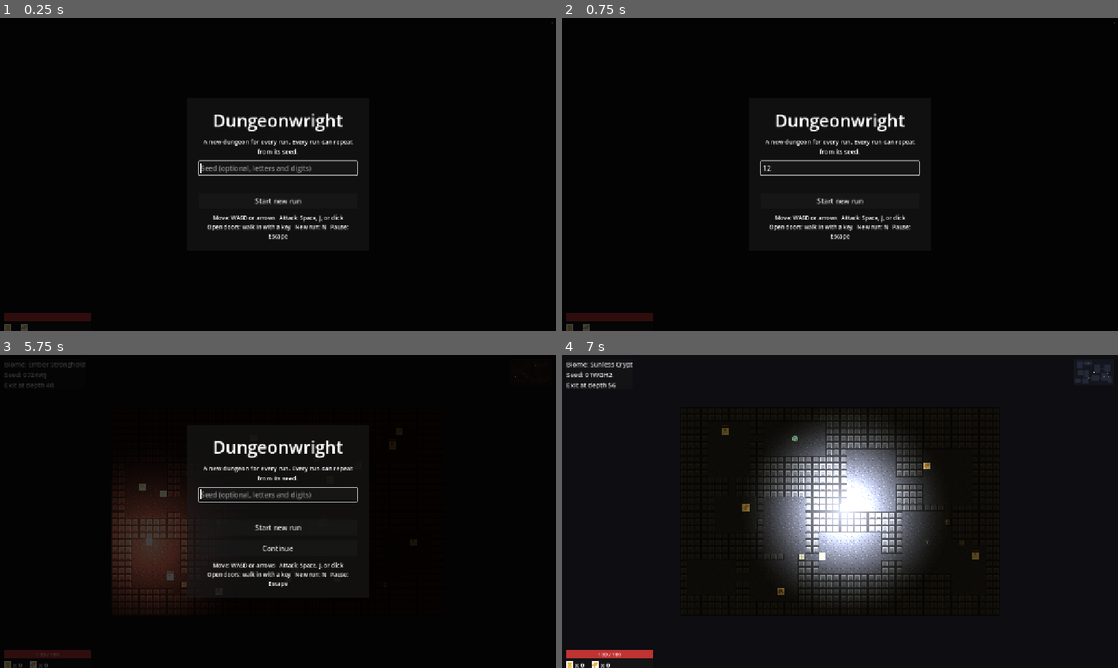
Above: before the commit, frames 1-4 (two rows, left to right).
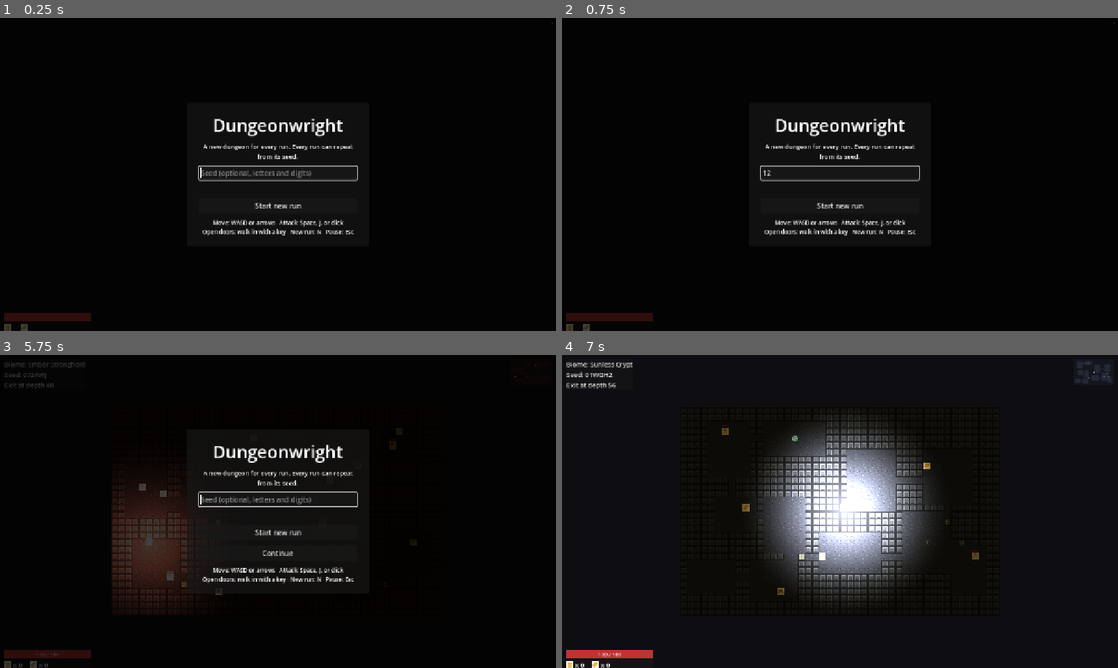
Above: after the commit, the same moments.

Repository: DanielCuevas1208/dungeonwright
Game: Godot game, scene res://scenes/main.tscn
Same seed, same stepped clock (60 frames per second), same inputs: the game is played once before the commit and once after it.
Inputs (mouse positions are in pixels of both pictures, inside the frame that each line leads up to):
- Up to frame 1 (0.25 s): no input
- Up to frame 2 (0.75 s): click (840, 168) at 0.52 s; type "12" at 0.6 s
- Up to frame 3 (5.75 s): click "Start new run" at 1.25 s; tap Enter at 2, 4.25 s; hold D (move_right) 2.03-2.78 s; hold N (new_run) 2.03-2.78 s; tap J (attack) at 2.1, 3.05, 3.6, 4.55, 5.1 s; tap Space at 2.75 s; hold S (move_down) 2.78-3.53 s; tap N (new_run) at 2.85, 4.35 s; hold D (move_right) 3.53-4.28 s; hold N (new_run) 3.53-4.28 s; hold W (move_up) 4.28-5.03 s; hold A (move_left) from 5.03 s (still down); hold N (new_run) from 5.03 s (still down); tap Escape (pause) at 5.65 s
- Up to frame 4 (7 s): release A (move_left) at 5.75 s; release N (new_run) at 5.75 s; click "Start new run" at 5.75 s; tap Space at 6.5 s; hold A (move_left) from 6.53 s (still down); tap N (new_run) at 6.6 s; tap J (attack) at 6.8 s

The runs differ from the first frame. In frame 1, 3.5% of the frame differs, in the area x 35-65%, y 30-71%; in frame 2, 3.2%; in frame 3, 3.4%; in frame 4, nothing differs.

Commit message:
feat: extend dungeonwright

Diff:
--- a/project.godot
+++ b/project.godot
@@ -26,27 +26,35 @@
 [input]
 
 move_up={
-"deadzone": 0.4,
+"deadzone": 0.25,
 "events": [Object(InputEventKey,"resource_local_to_scene":false,"resource_name":"","device":-1,"window_id":0,"alt_press …(190 unchanged characters)…
 , Object(InputEventKey,"resource_local_to_scene":false,"resource_name":"","device":-1,"window_id":0,"alt_pressed":false …(186 unchanged characters)…
+, Object(InputEventJoypadButton,"resource_local_to_scene":false,"resource_name":"","device":-1,"button_index":11,"pressure":0.0,"pressed":true,"script":null)
+, Object(InputEventJoypadMotion,"resource_local_to_scene":false,"resource_name":"","device":-1,"axis":1,"axis_value":-1.0,"script":null)
 ]
 }
 move_down={
-"deadzone": 0.4,
+"deadzone": 0.25,
 "events": [Object(InputEventKey,"resource_local_to_scene":false,"resource_name":"","device":-1,"window_id":0,"alt_press …(190 unchanged characters)…
 , Object(InputEventKey,"resource_local_to_scene":false,"resource_name":"","device":-1,"window_id":0,"alt_pressed":false …(186 unchanged characters)…
+, Object(InputEventJoypadButton,"resource_local_to_scene":false,"resource_name":"","device":-1,"button_index":12,"pressure":0.0,"pressed":true,"script":null)
+, Object(InputEventJoypadMotion,"resource_local_to_scene":false,"resource_name":"","device":-1,"axis":1,"axis_value":1.0,"script":null)
 ]
 }
 move_left={
-"deadzone": 0.4,
+"deadzone": 0.25,
 "events": [Object(InputEventKey,"resource_local_to_scene":false,"resource_name":"","device":-1,"window_id":0,"alt_press …(190 unchanged characters)…
 , Object(InputEventKey,"resource_local_to_scene":false,"resource_name":"","device":-1,"window_id":0,"alt_pressed":false …(186 unchanged characters)…
+, Object(InputEventJoypadButton,"resource_local_to_scene":false,"resource_name":"","device":-1,"button_index":13,"pressure":0.0,"pressed":true,"script":null)
+, Object(InputEventJoypadMotion,"resource_local_to_scene":false,"resource_name":"","device":-1,"axis":0,"axis_value":-1.0,"script":null)
 ]
 }
 move_right={
-"deadzone": 0.4,
+"deadzone": 0.25,
 "events": [Object(InputEventKey,"resource_local_to_scene":false,"resource_name":"","device":-1,"window_id":0,"alt_press …(190 unchanged characters)…
 , Object(InputEventKey,"resource_local_to_scene":false,"resource_name":"","device":-1,"window_id":0,"alt_pressed":false …(186 unchanged characters)…
+, Object(InputEventJoypadButton,"resource_local_to_scene":false,"resource_name":"","device":-1,"button_index":14,"pressure":0.0,"pressed":true,"script":null)
+, Object(InputEventJoypadMotion,"resource_local_to_scene":false,"resource_name":"","device":-1,"axis":0,"axis_value":1.0,"script":null)
 ]
 }
 attack={
@@ -54,21 +62,26 @@
 "events": [Object(InputEventKey,"resource_local_to_scene":false,"resource_name":"","device":-1,"window_id":0,"alt_press …(190 unchanged characters)…
 , Object(InputEventKey,"resource_local_to_scene":false,"resource_name":"","device":-1,"window_id":0,"alt_pressed":false …(181 unchanged characters)…
 , Object(InputEventMouseButton,"resource_local_to_scene":false,"resource_name":"","device":-1,"window_id":0,"alt_presse …(244 unchanged characters)…
+, Object(InputEventJoypadButton,"resource_local_to_scene":false,"resource_name":"","device":-1,"button_index":0,"pressure":0.0,"pressed":true,"script":null)
+, Object(InputEventJoypadButton,"resource_local_to_scene":false,"resource_name":"","device":-1,"button_index":9,"pressure":0.0,"pressed":true,"script":null)
 ]
 }
 new_run={
 "deadzone": 0.4,
 "events": [Object(InputEventKey,"resource_local_to_scene":false,"resource_name":"","device":-1,"window_id":0,"alt_press …(190 unchanged characters)…
+, Object(InputEventJoypadButton,"resource_local_to_scene":false,"resource_name":"","device":-1,"button_index":3,"pressure":0.0,"pressed":true,"script":null)
 ]
 }
 toggle_minimap={
 "deadzone": 0.4,
 "events": [Object(InputEventKey,"resource_local_to_scene":false,"resource_name":"","device":-1,"window_id":0,"alt_press …(190 unchanged characters)…
+, Object(InputEventJoypadButton,"resource_local_to_scene":false,"resource_name":"","device":-1,"button_index":6,"pressure":0.0,"pressed":true,"script":null)
 ]
 }
 pause={
 "deadzone": 0.4,
 "events": [Object(InputEventKey,"resource_local_to_scene":false,"resource_name":"","device":-1,"window_id":0,"alt_press …(195 unchanged characters)…
+, Object(InputEventJoypadButton,"resource_local_to_scene":false,"resource_name":"","device":-1,"button_index":7,"pressure":0.0,"pressed":true,"script":null)
 ]
 }
 
--- a/scripts/actors/player.gd
+++ b/scripts/actors/player.gd
@@ -70,7 +70,7 @@
 	_handle_attack()
 
 func _wait_for_input() -> void:
-	var input := Input.get_vector("move_left", "move_right", "move_up", "move_down")
+	var input := Controls.movement_vector()
 	if input == Vector2.ZERO:
 		return
 	facing = _dominant_axis(input)
--- /dev/null
+++ b/scripts/input/controls.gd
@@ -0,0 +1,66 @@
+class_name Controls
+extends RefCounted
+## Input helpers for the keyboard and a gamepad.
+##
+## The game reads movement through this class. It applies a deadzone,
+## caps diagonal speed, and picks display labels for the active device.
+## The helpers are pure functions so the test suite can assert them.
+
+const MOVE_DEADZONE := 0.25
+
+## Every action the game binds. Tests and the smoke test use this list
+## to prove the input map stays complete.
+const ACTIONS: Array[StringName] = [
+	&"move_left", &"move_right", &"move_up", &"move_down",
+	&"attack", &"new_run", &"toggle_minimap", &"pause",
+]
+
+## Movement from the keyboard or the first connected gamepad.
+## Returns a vector with a length of at most one.
+static func movement_vector() -> Vector2:
+	return sanitize_axis(
+		Input.get_vector(&"move_left", &"move_right", &"move_up", &"move_down", MOVE_DEADZONE)
+	)
+
+## Zeroes inputs below the deadzone and caps the length at one.
+static func sanitize_axis(p_vector: Vector2, p_deadzone: float = MOVE_DEADZONE) -> Vector2:
+	if p_vector.length() < p_deadzone:
+		return Vector2.ZERO
+	return clamp_unit(p_vector)
+
+## Caps the vector length while keeping its direction.
+static func clamp_unit(p_vector: Vector2, p_max_length: float = 1.0) -> Vector2:
+	return p_vector.limit_length(p_max_length)
+
+## True when a gamepad is connected.
+static func gamepad_active() -> bool:
+	return not Input.get_connected_joypads().is_empty()
+
+## Returns the display label for an action on the active device.
+static func action_label(p_action: StringName) -> String:
+	return label_for(p_action, gamepad_active())
+
+## Returns the display label for an action on a given device.
+static func label_for(p_action: StringName, p_gamepad: bool) -> String:
+	match p_action:
+		&"move":
+			return "Left stick or d-pad" if p_gamepad else "WASD or arrows"
+		&"attack":
+			return "A or R shoulder" if p_gamepad else "Space, J, or click"
+		&"new_run":
+			return "Y" if p_gamepad else "N"
+		&"toggle_minimap":
+			return "Select" if p_gamepad else "M"
+		&"pause":
+			return "Start" if p_gamepad else "Esc"
+	return ""
+
+## A two-line hint for the menu, tailored to the active device.
+static func hint_text() -> String:
+	return hint_for(gamepad_active())
+
+## A two-line hint for the menu, tailored to a given device.
+static func hint_for(p_gamepad: bool) -> String:
+	if p_gamepad:
+		return "Move: left stick or d-pad   Attack: A or R shoulder\nOpen doors: walk in with a key   New run: Y   Pause: Start"
+	return "Move: WASD or arrows   Attack: Space, J, or click\nOpen doors: walk in with a key   New run: N   Pause: Esc"
--- a/scripts/ui/menu_overlay.gd
+++ b/scripts/ui/menu_overlay.gd
@@ -11,11 +11,13 @@
 var _seed_edit: LineEdit = null
 var _continue_button: Button = null
 var _error_label: Label = null
+var _hint_label: Label = null
 
 func _ready() -> void:
 	process_mode = Node.PROCESS_MODE_ALWAYS
 	visible = false
 	_build()
+	Input.joy_connection_changed.connect(_on_joy_connection_changed)
 
 func show_menu(p_can_continue: bool) -> void:
 	visible = true
@@ -35,6 +37,11 @@
 	if visible and p_event.is_action_pressed("pause"):
 		continue_requested.emit()
 		get_viewport().set_input_as_handled()
+
+## Refreshes the control hints when a gamepad connects or disconnects.
+func _on_joy_connection_changed(_p_device: int, _p_connected: bool) -> void:
+	if _hint_label != null:
+		_hint_label.text = Controls.hint_text()
 
 func _build() -> void:
 	var dim := ColorRect.new()
@@ -83,11 +90,11 @@
 	_continue_button.text = "Continue"
 	_continue_button.custom_minimum_size = Vector2(0, 36)
 
-	var hint := Label.new()
-	hint.text = "Move: WASD or arrows   Attack: Space, J, or click\nOpen doors: walk in with a key   New run: N   Pause: Escape"
-	hint.horizontal_alignment = HORIZONTAL_ALIGNMENT_CENTER
-	hint.autowrap_mode = TextServer.AUTOWRAP_WORD_SMART
-	hint.add_theme_font_size_override("font_size", 13)
+	_hint_label = Label.new()
+	_hint_label.text = Controls.hint_text()
+	_hint_label.horizontal_alignment = HORIZONTAL_ALIGNMENT_CENTER
+	_hint_label.autowrap_mode = TextServer.AUTOWRAP_WORD_SMART
+	_hint_label.add_theme_font_size_override("font_size", 13)
 
 	box.add_child(title)
 	box.add_child(subtitle)
@@ -95,7 +102,7 @@
 	box.add_child(_error_label)
 	box.add_child(start_button)
 	box.add_child(_continue_button)
-	box.add_child(hint)
+	box.add_child(_hint_label)
 
 	margin.add_child(box)
 	panel.add_child(margin)
--- a/scripts/ui/result_overlay.gd
+++ b/scripts/ui/result_overlay.gd
@@ -9,6 +9,7 @@
 
 var _title: Label = null
 var _summary: Label = null
+var _new_button: Button = null
 var _same_seed_button: Button = null
 
 func _ready() -> void:
@@ -26,6 +27,7 @@
 		p_seed, p_depth, p_coins, minutes, seconds,
 	]
 	_same_seed_button.visible = p_won
+	_new_button.grab_focus()
 
 func hide_result() -> void:
 	visible = false
@@ -63,6 +65,7 @@
 	_same_seed_button = Button.new()
 	_same_seed_button.text = "Replay this seed"
 	_same_seed_button.custom_minimum_size = Vector2(0, 36)
+	_new_button = new_button
 
 	box.add_child(_title)
 	box.add_child(_summary)
--- /dev/null
+++ b/tests/unit/test_controls.gd
@@ -0,0 +1,92 @@
+extends GutTest
+## Input bindings and helper math for controller support.
+
+const ACTIONS: Array[StringName] = [
+	&"move_left", &"move_right", &"move_up", &"move_down",
+	&"attack", &"new_run", &"toggle_minimap", &"pause",
+]
+
+const LABEL_KEYS: Array[StringName] = [
+	&"move", &"attack", &"new_run", &"toggle_minimap", &"pause",
+]
+
+func test_every_action_has_a_keyboard_binding() -> void:
+	for action in ACTIONS:
+		assert_true(_has_key(action), "%s has no keyboard binding" % action)
+
+func test_every_action_has_a_gamepad_binding() -> void:
+	for action in ACTIONS:
+		assert_true(_has_joypad(action), "%s has no gamepad binding" % action)
+
+func test_movement_bindings_cover_stick_and_dpad() -> void:
+	assert_true(_has_stick_axis(&"move_up", 1, -1.0))
+	assert_true(_has_stick_axis(&"move_down", 1, 1.0))
+	assert_true(_has_stick_axis(&"move_left", 0, -1.0))
+	assert_true(_has_stick_axis(&"move_right", 0, 1.0))
+	assert_true(_has_button(&"move_up", 11))
+	assert_true(_has_button(&"move_down", 12))
+	assert_true(_has_button(&"move_left", 13))
+	assert_true(_has_button(&"move_right", 14))
+
+func test_action_buttons_are_bound() -> void:
+	assert_true(_has_button(&"attack", 0))
+	assert_true(_has_button(&"new_run", 3))
+	assert_true(_has_button(&"toggle_minimap", 6))
+	assert_true(_has_button(&"pause", 7))
+
+func test_deadzone_filters_small_input() -> void:
+	assert_eq(Controls.sanitize_axis(Vector2(0.1, 0.0)), Vector2.ZERO)
+	assert_ne(Controls.sanitize_axis(Vector2(0.5, 0.0)), Vector2.ZERO)
+
+func test_diagonal_speed_is_capped() -> void:
+	var result := Controls.clamp_unit(Vector2(1.0, 1.0))
+	assert_lte(result.length(), 1.0001)
+
+func test_short_vectors_are_not_scaled() -> void:
+	assert_eq(Controls.clamp_unit(Vector2(0.3, 0.4)), Vector2(0.3, 0.4))
+
+func test_sanitize_keeps_units_at_most_one() -> void:
+	var result := Controls.sanitize_axis(Vector2(0.9, 0.9))
+	assert_lte(result.length(), 1.0001)
+
+func test_headless_movement_is_still() -> void:
+	assert_eq(Controls.movement_vector(), Vector2.ZERO)
+
+func test_action_labels_exist_for_both_devices() -> void:
+	for label_key in LABEL_KEYS:
+		assert_ne(Controls.label_for(label_key, false), "", "%s label missing" % label_key)
+		assert_ne(Controls.label_for(label_key, true), "", "%s gamepad label missing" % label_key)
+
+func test_device_labels_differ() -> void:
+	assert_ne(Controls.label_for(&"move", false), Controls.label_for(&"move", true))
+	assert_ne(Controls.label_for(&"attack", false), Controls.label_for(&"attack", true))
+
+func test_hint_text_is_not_empty() -> void:
+	assert_ne(Controls.hint_for(false), "")
+	assert_ne(Controls.hint_for(true), "")
+
+func _has_key(p_action: StringName) -> bool:
+	for event in InputMap.action_get_events(p_action):
+		if event is InputEventKey:
+			return true
+	return false
+
+func _has_joypad(p_action: StringName) -> bool:
+	for event in InputMap.action_get_events(p_action):
+		if event is InputEventJoypadButton or event is InputEventJoypadMotion:
+			return true
+	return false
+
+func _has_button(p_action: StringName, p_index: int) -> bool:
+	for event in InputMap.action_get_events(p_action):
+		if event is InputEventJoypadButton and event.button_index == p_index:
+			return true
+	return false
+
+func _has_stick_axis(p_action: StringName, p_axis: int, p_value: float) -> bool:
+	for event in InputMap.action_get_events(p_action):
+		if event is InputEventJoypadMotion \
+				and event.axis == p_axis \
+				and is_equal_approx(event.axis_value, p_value):
+			return true
+	return false
--- a/tools/smoke.gd
+++ b/tools/smoke.gd
@@ -47,6 +47,19 @@
 		_fail("exit is not reachable from the start")
 	elif not _main.run.solvable:
 		_fail("dungeon is not solvable")
+	_verify_input_bindings()
+
+func _verify_input_bindings() -> void:
+	for action in Controls.ACTIONS:
+		var has_joypad := false
+		for event in InputMap.action_get_events(action):
+			if event is InputEventJoypadButton or event is InputEventJoypadMotion:
+				has_joypad = true
+				break
+		if not has_joypad:
+			_fail("action %s has no gamepad binding" % action)
+	if Controls.hint_for(false).is_empty() or Controls.hint_for(true).is_empty():
+		_fail("control hints are empty")
 
 	if _failed:
 		print("[smoke] FAILED")
Not shown, added: scripts/input/controls.gd.uid
Not shown, added: tests/unit/test_controls.gd.uid
Not shown, changed: .github/workflows/ci.yml
Not shown, added: CHANGELOG.md
Not shown, changed: README.md
Not shown, changed: docs/architecture.md
